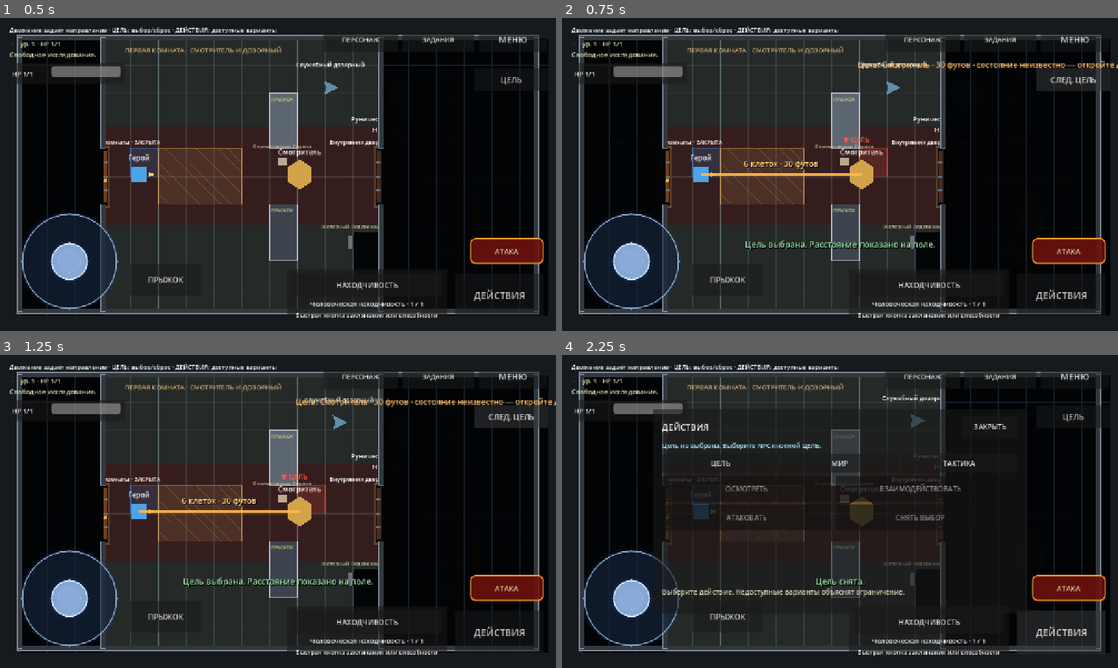
Above: before the commit, frames 1-4 (two rows, left to right).
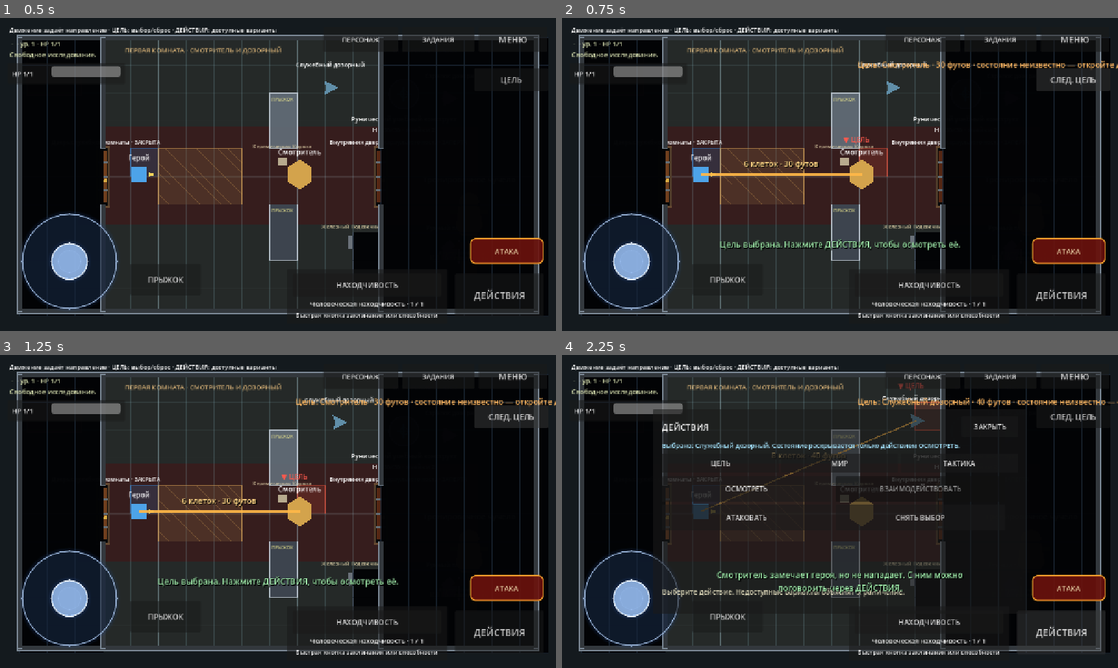
Above: after the commit, the same moments.

Repository: eretenkodaniil16-rgb/rpg-project
Game: Godot game, scene res://scenes/game/game.tscn
Two runs of this game, one before a commit and one after it. Both use one fixed random seed, a clock stepped at 60 frames per second and the inputs below. This scene is started directly instead of the project's main scene.
Inputs:
- Up to frame 1 (0.5 s): no input
- Up to frame 2 (0.75 s): click "ЦЕЛЬ" at 0.5 s
- Up to frame 3 (1.25 s): no input
- Up to frame 4 (2.25 s): click "СЛЕД. ЦЕЛЬ" at 1.25 s; click "ДЕЙСТВИЯ" at 2 s

Frame 1 is identical in both runs. In frame 2, 0.7% of the frame differs, in the area x 28-72%, y 70-75%; in frame 3, 0.7%; in frame 4, 2.9%, in the area x 18-100%, y 8-77%.

Commit message:
fix: keep exploration targets and unseen patrol active

Diff:
--- a/scripts/game/game_guard_post_polish_runtime.gd
+++ b/scripts/game/game_guard_post_polish_runtime.gd
@@ -1 +1,62 @@
 extends "res://scripts/game/game_guard_post_stable_combat_start_runtime.gd"
+
+
+func _target_is_valid(target: Node) -> bool:
+	# Neutral world actors remain valid informational targets before combat even
+	# though they are deliberately absent from combat_targets and initiative.
+	if not _turn_system.active and is_instance_valid(target) and target.is_in_group("context_action_targets"):
+		if not target is Node2D:
+			return false
+		if target.has_method("is_combat_active") and not bool(target.call("is_combat_active")):
+			return false
+		return _target_is_visible_to_player(target)
+	return super._target_is_valid(target)
+
+
+func _cycle_target() -> void:
+	if _turn_system.active:
+		super._cycle_target()
+		return
+	_cycle_exploration_context_target()
+
+
+func _on_feedback_target_requested() -> void:
+	_close_action_catalog_immediately()
+	if not _turn_system.active:
+		if GameState.input_locked or _attack_in_progress or _any_overlay_visible():
+			return
+		_cycle_exploration_context_target()
+		return
+	super._on_feedback_target_requested()
+
+
+func _cycle_exploration_context_target() -> void:
+	var targets: Array[Node] = []
+	for target: Node in _context_targets():
+		if _target_is_valid(target):
+			targets.append(target)
+	if targets.is_empty():
+		_set_selected_target(null)
+		show_combat_message("В поле зрения нет доступных целей.", false)
+		return
+	var current_index: int = targets.find(_selected_target)
+	if current_index < 0:
+		_set_selected_target(targets[0])
+		show_combat_message("Цель выбрана. Нажмите ДЕЙСТВИЯ, чтобы осмотреть её.", true)
+	elif current_index + 1 < targets.size():
+		_set_selected_target(targets[current_index + 1])
+		show_combat_message("Выбрана следующая видимая цель.", true)
+	else:
+		_set_selected_target(null)
+		show_combat_message("Цель снята.", true)
+
+
+func _update_exploration_alerts(delta: float) -> void:
+	# Fog, room concealment and the non-blocking Actions catalogue affect only
+	# presentation and player input. They must never stop the world simulation.
+	# The inherited pursuit layer paused every observer while any overlay was
+	# visible, which made the service guard appear to lose its AI off-screen.
+	if GameState.input_locked:
+		return
+	for actor: Node in _exploration_alert_actors():
+		_update_exploration_actor(actor, delta)
